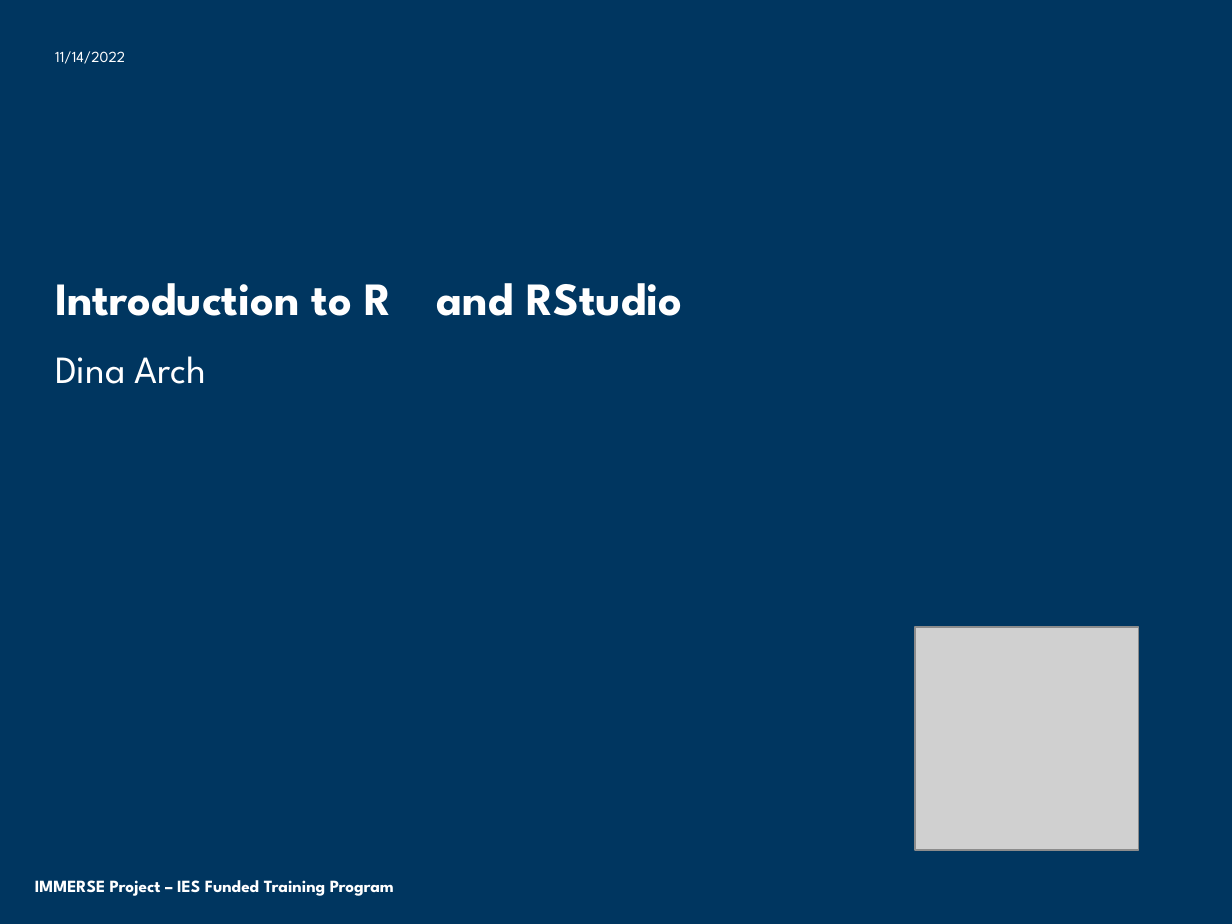
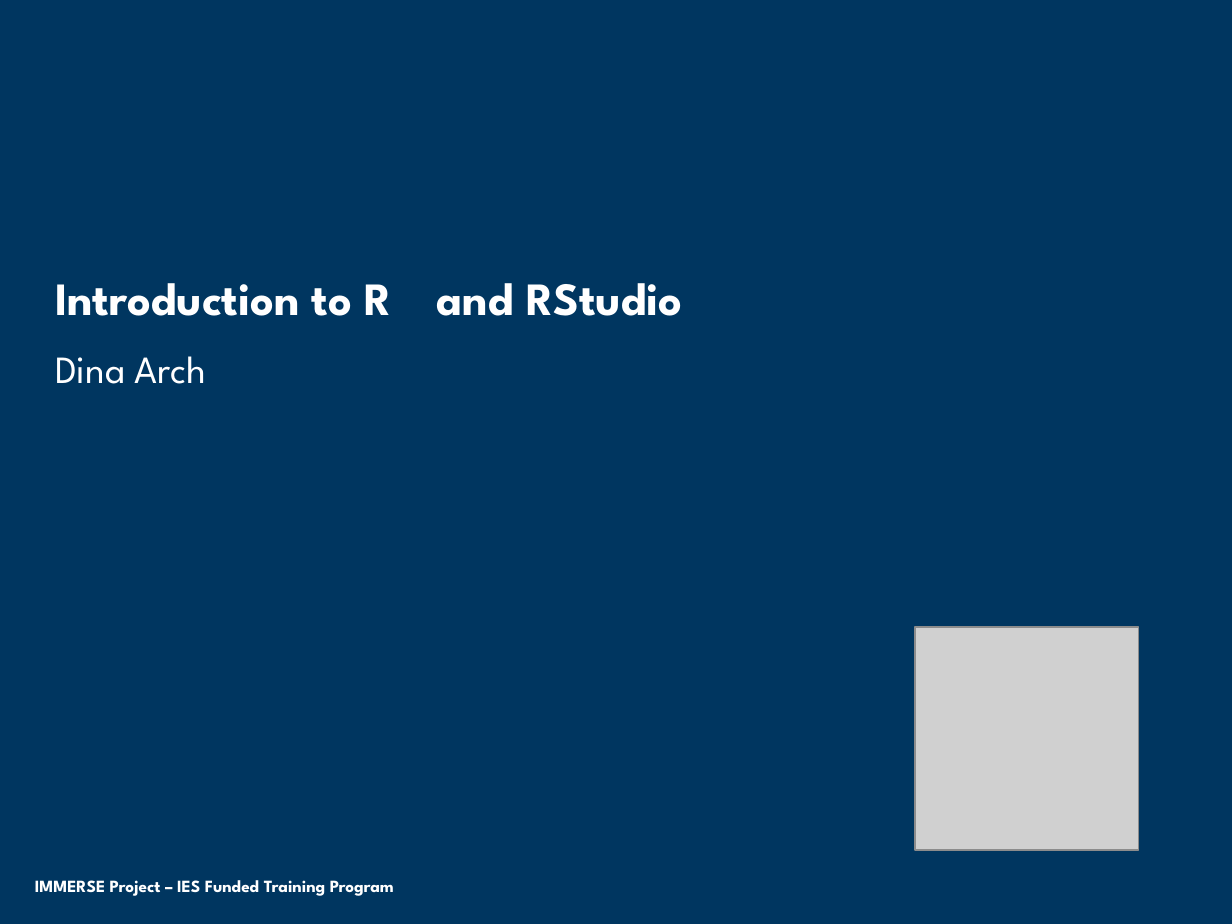
Before and after one commit to dinanajiarch/intro_to_rstudio, a slide deck: slide 1 of Introduction to R.pptx. Drawn at 1232x924 pixels with LibreOffice and Linux fonts; fonts in the diff are those of the drawing; grey boxes stand for pictures; background and template pictures are left out. Boxes give left, top, right and bottom in pixels: in the first picture for what was removed or moved away, otherwise in the second. Text is boxed around its words. In the diff, an @@ line names an element or a change of style, - is before the commit and + after.

```diff
--- a/Introduction to R.pptx
+++ b/Introduction to R.pptx
@@ text removed at [55,51,125,64] @@
-11/14/2022
```
Also in this commit, not shown: 4 other files.
